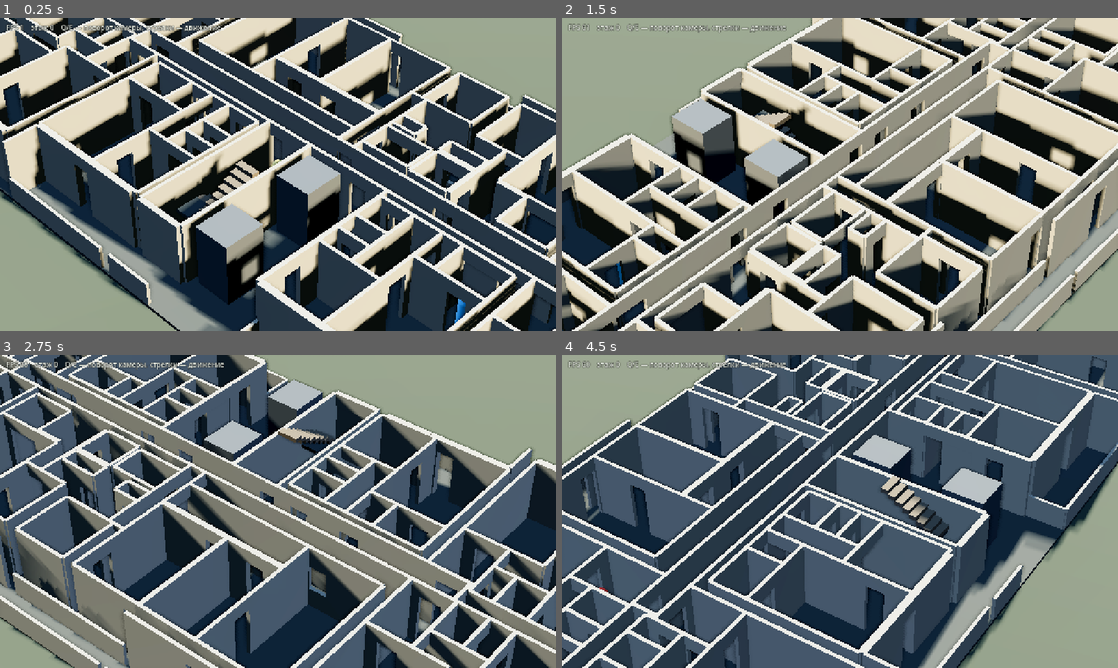
Above: before the commit, frames 1-4 (two rows, left to right).
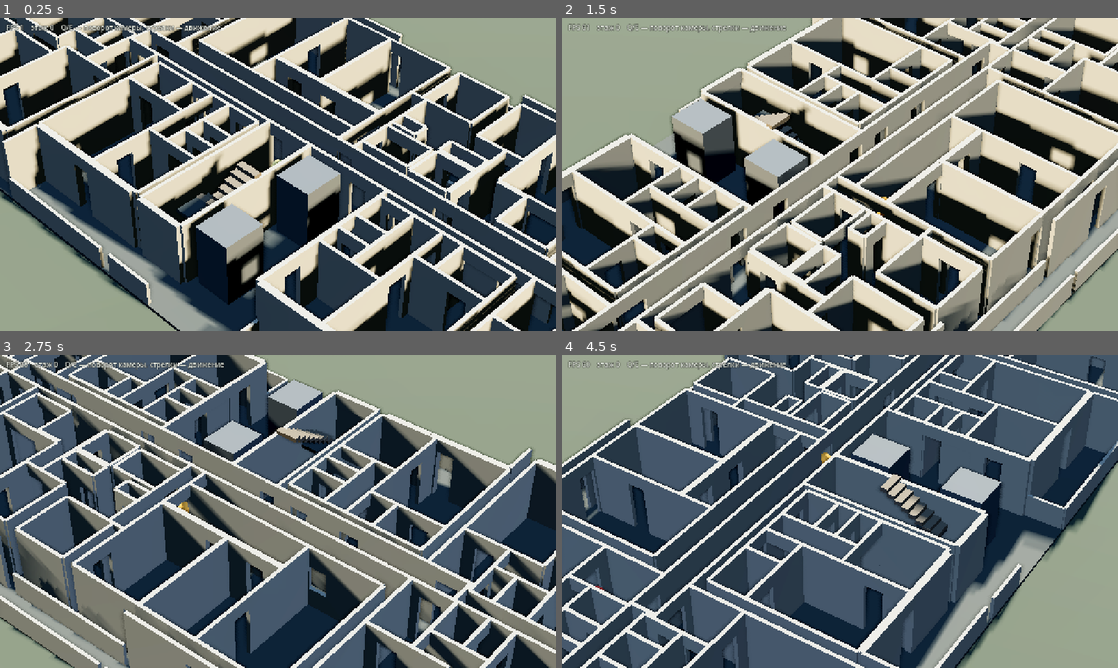
Above: after the commit, the same moments.

Repository: SashkoSoft/Godot_skilled
Game: Godot game, scene res://main.tscn
Two runs of this game, one before a commit and one after it. Both use one fixed random seed, a clock stepped at 60 frames per second and the inputs below.
Inputs:
- Up to frame 1 (0.25 s): no input
- Up to frame 2 (1.5 s): hold Right (ui_right) 0.53-1.28 s; hold Q 0.53-1.28 s; hold Down (ui_down) from 1.28 s (still down); tap E at 1.35 s
- Up to frame 3 (2.75 s): release Down (ui_down) at 2.03 s; hold Right (ui_right) from 2.03 s (still down); hold Q from 2.03 s (still down)
- Up to frame 4 (4.5 s): release Right (ui_right) at 2.78 s; release Q at 2.78 s; hold Up (ui_up) 2.78-3.53 s; tap E at 2.85, 4.35 s; hold Q 3.53-4.28 s; hold Left (ui_left) from 3.53 s (still down)

The runs differ from the first frame. In frame 1, 0.2% of the frame differs, in the area x 35-84%, y 45-98%; in frame 2, 0.1%; in frame 3, less than 0.1%; in frame 4, 8.5%, in the area x 0-100%, y 0-100%.

Commit message:
Жители ходят по всему этажу; между этажами — пока нет
Замер охвата (--bot-audit, живым агентом: прямой запрос к серверу навигации
в этой сборке отдаёт пустой путь): бот строит путь во все 68 помещений
своего этажа. Между этажами сетка не связана — Recast рвёт узкий марш на
куски, явные NavigationLink3D по маршам это не склеили. Поэтому каждому
жителю выдаётся свой этаж, все этажи заселены.

Марш пришлось вернуть наклонной плитой: ступени-коробки в сетку попадают,
но капсула игрока цепляется за подступёнки и застревает на середине марша.
Марши расширены с 0,95 до 1,02 м, радиус агента 0,22 — при 0,30 из сетки
выпадала треть комнат этажа.

Игрок по лестнице ходит: --walk-test=stairs проходится полностью.

Diff:
--- a/game/bot.gd
+++ b/game/bot.gd
@@ -10,7 +10,7 @@
 const TURN := 9.0
 const GRAVITY := 22.0
 const STUCK_TIME := 1.5         ## столько стоим на месте, прежде чем что-то делать
-const NUDGES := 3               ## сколько раз качнуться вбок, прежде чем сдаться
+const NUDGES := 6               ## сколько раз качнуться вбок, прежде чем сдаться
 
 var agent: NavigationAgent3D
 var watcher: Player          ## чей этаж показываем: жителей с других этажей не рисуем
@@ -105,6 +105,12 @@
 		if _log:
 			print("[бот] %s дошёл до цели %d, этаж %d, позиция (%.1f, %.1f, %.1f)"
 					% [_name, _reached, floor_index, position.x, position.y, position.z])
+		if _log:
+			print("[бот] %s длина пути %d, следующая точка (%.1f, %.1f, %.1f)"
+					% [_name, agent.get_current_navigation_path().size(),
+							agent.get_next_path_position().x,
+							agent.get_next_path_position().y,
+							agent.get_next_path_position().z])
 		_next_target()
 		return
 
--- a/game/main.gd
+++ b/game/main.gd
@@ -32,7 +32,9 @@
 var _audit := false
 var _no_fade := false
 var _bots := 4          ## сколько жителей ходит по дому
-var _bot_log := false   ## для осмотра: не гасить стены прозрачностью
+var _bot_log := false
+var _bot_audit := false
+var _audit_countdown := -1   ## для осмотра: не гасить стены прозрачностью
 var _spawn := Vector2(-1.7, 1.4)   ## лестничная клетка
 var _walk_test := false
 var _walk_route := "stairs"
@@ -248,6 +250,17 @@
 	layer.add_child(_hud)
 
 
+## Аудит охвата запускаем внутри шага физики: снаружи сервер навигации
+## возвращает пустой путь, хотя агенты по той же карте ходят.
+func _physics_process(_delta: float) -> void:
+	if _audit_countdown > 0:
+		_audit_countdown -= 1
+		if _audit_countdown == 0:
+			_audit_bot_coverage()
+	elif _audit_i >= 0:
+		_audit_step()
+
+
 func _process(_delta: float) -> void:
 	_frame += 1
 	if _walk_test:
@@ -294,6 +307,8 @@
 			_audit = true
 		elif a.begins_with("--bots="):
 			_bots = int(a.split("=")[1])
+		elif a == "--bot-audit":
+			_bot_audit = true
 		elif a == "--bot-log":
 			_bot_log = true
 		elif a == "--no-fade":
@@ -607,6 +622,7 @@
 	nav.name = "Navigation"
 	add_child(nav)
 	nav.bake_from(building)
+	nav.add_stair_links(_floors)
 	# Регион попадает на карту навигации только на следующем шаге физики;
 	# до этого любой запрос к карте возвращает ноль.
 	await get_tree().physics_frame
@@ -642,9 +658,18 @@
 			Color(0.55, 0.80, 0.35), Color(0.85, 0.60, 0.25),
 			Color(0.75, 0.45, 0.85), Color(0.30, 0.80, 0.70)]
 	for i in _bots:
+		# Каждому жителю — свой этаж: между этажами навигационная сетка пока
+		# не связана, и цель на чужом этаже он строить не может.
+		var my_floor := i % _floors
+		var mine: Array[Vector3] = []
+		for c in rooms:
+			if int(floor((c.y + 0.4) / Tower.FLOOR_H)) == my_floor:
+				mine.append(c)
+		if mine.is_empty():
+			mine = rooms
 		var route: Array[Vector3] = []
 		for k in 6:
-			route.append(rooms[(i * 37 + k * 61) % rooms.size()])
+			route.append(mine[(i * 37 + k * 61) % mine.size()])
 		var b := Bot.new()
 		b.name = "Bot%d" % i
 		add_child(b)
@@ -653,3 +678,104 @@
 				_bot_log, "№%d" % (i + 1))
 		b.start()
 	print("[навигация] запущено жителей: %d" % _bots)
+	if _bot_audit:
+		_audit_countdown = 90
+
+
+## Куда бот действительно может дойти. Меряем живым агентом: прямой запрос
+## к серверу навигации в этой сборке возвращает пустой путь, хотя агенты по
+## той же карте ходят, поэтому доверяем только агенту.
+var _audit_agent: NavigationAgent3D
+var _audit_list: Array = []
+var _audit_i := -1
+var _audit_wait := 0
+var _audit_ok := 0
+var _audit_bad: Array = []
+
+const AUDIT_NAMES := ["жилая", "кухня", "санузел", "прихожая", "ядро", "лоджия", "шахта"]
+const AUDIT_BTI := {0: "46", 1: "44", 2: "45", 3: "43", 4: "42", 5: "41",
+		6: "48", 7: "47", 8: "общее"}
+
+
+func _audit_bot_coverage() -> void:
+	var probe := Node3D.new()
+	add_child(probe)
+	_audit_agent = NavigationAgent3D.new()
+	_audit_agent.radius = Navigation.AGENT_RADIUS
+	_audit_agent.height = Player.HEIGHT
+	_audit_agent.avoidance_enabled = false
+	probe.add_child(_audit_agent)
+
+	for f in _floors:
+		for i in Tower.ROOMS.size():
+			var r = Tower.ROOMS[i]
+			if int(r[5]) == Tower.SHF:
+				continue
+			_audit_list.append({
+				"pos": Vector3((float(r[0]) + float(r[2])) * 0.5,
+						f * Tower.FLOOR_H + 0.15,
+						(float(r[1]) + float(r[3])) * 0.5),
+				"kind": int(r[5]), "flat": int(r[4]), "floor": f,
+			})
+	# Пробник ставим туда же, где стоит живой бот: агент, стоящий вне сетки,
+	# не строит путь вообще, и замер получается пустым.
+	var origin: Vector3 = _audit_list[0]["pos"]
+	for c in get_children():
+		if c is Bot and (c as Bot).floor_index == _start_floor:
+			origin = (c as Bot).global_position
+			break
+	probe.position = origin
+	print("[бот-охват] пробник в (%.1f, %.1f, %.1f), проверяю %d помещений на %d этажах"
+			% [origin.x, origin.y, origin.z, _audit_list.size(), _floors])
+	_audit_i = 0
+	_audit_wait = 0
+	_audit_agent.target_position = _audit_list[0]["pos"]
+	_audit_agent.get_next_path_position()
+
+
+func _audit_step() -> void:
+	if _audit_i >= _audit_list.size():
+		return
+	_audit_wait += 1
+	if _audit_wait < 3:
+		return
+	_audit_wait = 0
+	var t: Dictionary = _audit_list[_audit_i]
+	# путь считается лениво: пока не спросишь следующую точку, его нет
+	_audit_agent.get_next_path_position()
+	var path := _audit_agent.get_current_navigation_path()
+	var target: Vector3 = t["pos"]
+	var ok := path.size() > 0 and path[path.size() - 1].distance_to(target) < 1.0
+	if ok:
+		_audit_ok += 1
+	else:
+		_audit_bad.append(t)
+	_audit_i += 1
+	if _audit_i < _audit_list.size():
+		_audit_agent.target_position = _audit_list[_audit_i]["pos"]
+		return
+
+	print("[бот-охват] доходит до %d помещений из %d"
+			% [_audit_ok, _audit_list.size()])
+	var per_floor: Dictionary = {}
+	for b in _audit_bad:
+		var fl: int = b["floor"]
+		per_floor[fl] = int(per_floor.get(fl, 0)) + 1
+	for fl in per_floor:
+		print("   этаж %d: не доходит %d" % [int(fl), int(per_floor[fl])])
+	var by_kind: Dictionary = {}
+	for b in _audit_bad:
+		var k: int = b["kind"]
+		if not by_kind.has(k):
+			by_kind[k] = []
+		(by_kind[k] as Array).append(b)
+	for k in by_kind:
+		var list: Array = by_kind[k]
+		print("   не доходит: %s — %d шт." % [AUDIT_NAMES[int(k)], list.size()])
+		var shown := 0
+		for b in list:
+			if shown >= 4:
+				break
+			print("      этаж %d, кв %s" % [b["floor"], AUDIT_BTI.get(int(b["flat"]), "?")])
+			shown += 1
+	get_tree().quit()
--- a/game/navigation.gd
+++ b/game/navigation.gd
@@ -8,7 +8,7 @@
 ## поднимается по ним сам.
 
 const CELL := 0.08              ## мельче дверного проёма, иначе двери «зарастают»
-const AGENT_RADIUS := 0.30      ## путь держится дальше от косяков, чем габарит бота
+const AGENT_RADIUS := 0.22      ## шире — рвётся лестница и теряются комнаты
 const AGENT_HEIGHT := 1.8
 const MAX_CLIMB := 0.30         ## порог ступени
 const MAX_SLOPE := 50.0         ## марш идёт под 30°
@@ -31,6 +31,32 @@
 	navigation_mesh = nav
 
 
+## Явные связи по маршам. Запекание рвёт узкий марш на куски, и этажи
+## оказываются не соединены; связь склеивает их надёжно и не зависит от того,
+## как Recast поделил лестницу на регионы.
+func add_stair_links(floors: int) -> void:
+	var run := 2.6
+	var half := Tower.FLOOR_H * 0.5
+	var z_near := Tower.STAIR_Z0 + 1.7
+	var z_far := z_near + run
+	for f in floors - 1:
+		var y0 := f * Tower.FLOOR_H
+		_link(Vector3(Tower.STAIR_X0 + 0.58, y0 + 0.10, z_near - 0.40),
+				Vector3(Tower.STAIR_X0 + 0.58, y0 + half + 0.10, z_far + 0.40))
+		_link(Vector3(Tower.STAIR_X0 + 1.62, y0 + half + 0.10, z_far + 1.45),
+				Vector3(Tower.STAIR_X0 + 1.62, y0 + Tower.FLOOR_H + 0.10,
+						z_far + 1.05 - run - 0.40))
+
+
+func _link(a: Vector3, b: Vector3) -> void:
+	var l := NavigationLink3D.new()
+	l.start_position = a
+	l.end_position = b
+	l.bidirectional = true
+	l.navigation_layers = 1
+	add_child(l)
+
+
 ## Сколько всего полигонов получилось — по этому числу видно, испеклось ли.
 func polygon_count() -> int:
 	if navigation_mesh == null:
--- a/game/tower.gd
+++ b/game/tower.gd
@@ -879,13 +879,18 @@
 	var run := 2.6
 	var z_near := STAIR_Z0 + 1.7
 	var z_far := z_near + run
-	var w := 0.95
-	_flight(f, Vector3(STAIR_X0 + 0.62, y0, z_near), 1.0, half, run, w)
+	# Марши пошире: узкий марш после эрозии на радиус агента рвётся в
+	# навигационной сетке, и этажи оказываются не связаны.
+	var w := 1.02
+	_flight(f, Vector3(STAIR_X0 + 0.58, y0, z_near), 1.0, half, run, w)
 	_landing(f, y0 + half, z_far)
-	_flight(f, Vector3(STAIR_X0 + 1.55, y0 + half, z_far + 1.05), -1.0, half, run, w)
+	_flight(f, Vector3(STAIR_X0 + 1.62, y0 + half, z_far + 1.05), -1.0, half, run, w)
 
 
 func _flight(f: int, start: Vector3, dz: float, rise: float, run: float, width: float) -> void:
+	# Ступени — только вид, ходим по наклонной плите: по отдельным коробкам
+	# капсула игрока цепляется за подступёнки и застревает на середине марша
+	# (проверено --walk-test=stairs).
 	var steps := 8
 	var sh := rise / float(steps)
 	var sd := run / float(steps)
@@ -896,21 +901,17 @@
 				start.z + dz * sd * (i + 0.5)), _m_stair, f)
 		mi.name = "Step_%d" % f
 
-	var hw := width * 0.5
-	var ze := run * dz
-	var th := 0.25
-	var wedge := ConvexPolygonShape3D.new()
-	wedge.points = PackedVector3Array([
-		Vector3(-hw, 0, 0), Vector3(hw, 0, 0),
-		Vector3(-hw, -th, 0), Vector3(hw, -th, 0),
-		Vector3(-hw, rise, ze), Vector3(hw, rise, ze),
-		Vector3(-hw, rise - th, ze), Vector3(hw, rise - th, ze),
-	])
+	var hyp := sqrt(run * run + rise * rise)
+	var angle := atan2(rise, run)
+	var box := BoxShape3D.new()
+	box.size = Vector3(width, 0.25, hyp)
 	var body := StaticBody3D.new()
 	var shape := CollisionShape3D.new()
-	shape.shape = wedge
+	shape.shape = box
 	body.add_child(shape)
-	body.position = start
+	body.position = start + Vector3(0.0, rise * 0.5 - 0.125 / cos(angle),
+			dz * run * 0.5)
+	body.rotation.x = -angle * dz
 	add_child(body)
 	body.set_meta("floor", f)
 	(by_floor[f] as Array).append(body)
